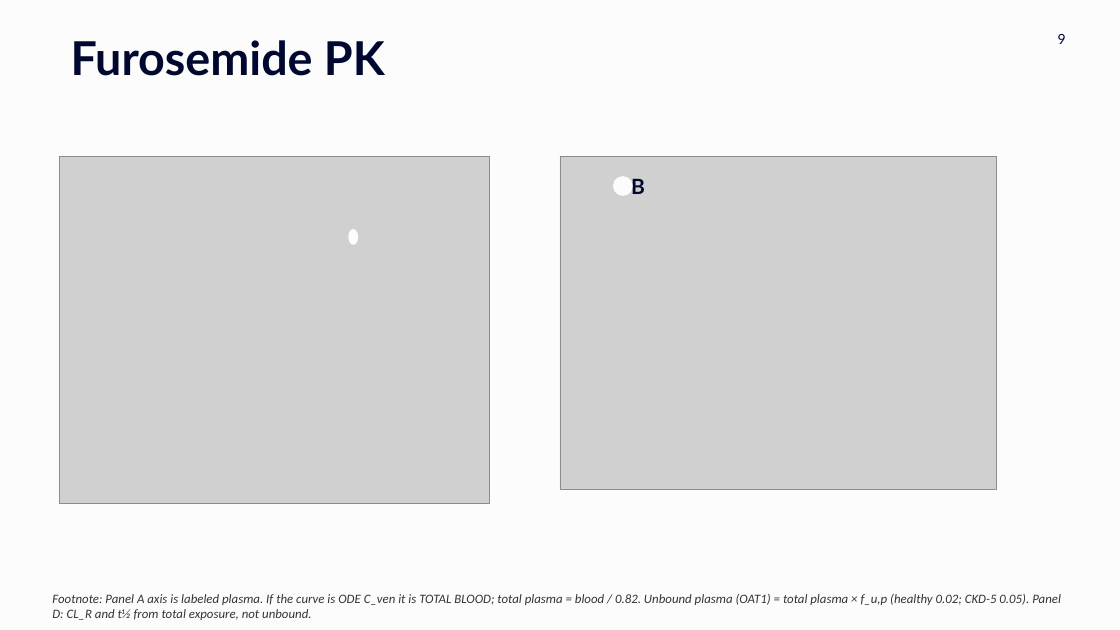
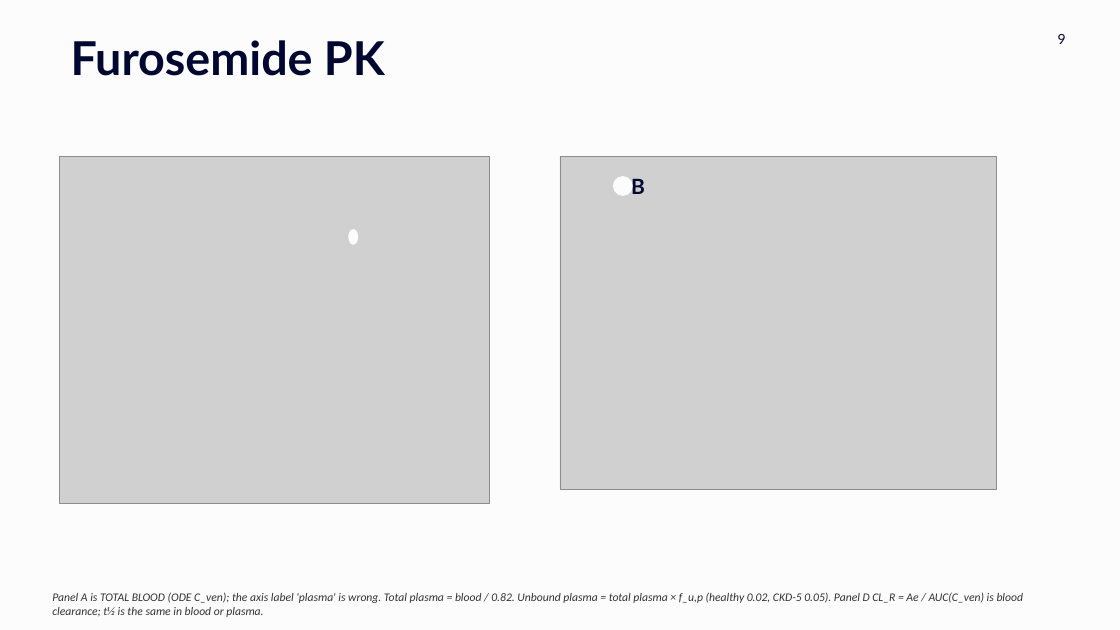
Before and after one commit to noroozbabaee/PBPK_Furosemide_Uremic_Toxins, a slide deck: slide 9 of publication_code/Furosemide_PBUT_UserCommittee_29_9_2026_Final.pptx. Drawn at 1120x630 pixels with LibreOffice and Linux fonts; fonts in the diff are those of the drawing; grey boxes stand for pictures; background and template pictures are left out. Boxes give left, top, right and bottom in pixels: in the first picture for what was removed or moved away, otherwise in the second. Text is boxed around its words. In the diff, an @@ line names an element or a change of style, - is before the commit and + after.

```diff
--- a/publication_code/Furosemide_PBUT_UserCommittee_29_9_2026_Final.pptx
+++ b/publication_code/Furosemide_PBUT_UserCommittee_29_9_2026_Final.pptx
@@ text at (x1=52, y1=592, x2=1024, y2=617): text changed; size 11 to 10 pt @@
-Footnote: Panel A axis is labeled plasma. If the curve is ODE C_ven it is TOTAL BLOOD; total plasma = blood / 0.82. Unbound plasma (OAT1) = total plasma × f_u,p (healthy 0.02; CKD-5 0.05). Panel D: CL_R and t½ from total exposure, not unbound.
+Panel A is TOTAL BLOOD (ODE C_ven); the axis label 'plasma' is wrong. Total plasma = blood / 0.82. Unbound plasma = total plasma × f_u,p (healthy 0.02, CKD-5 0.05). Panel D CL_R = Ae / AUC(C_ven) is blood clearance; t½ is the same in blood or plasma.
```
Also in this commit, not shown: 5 other slides changed.
